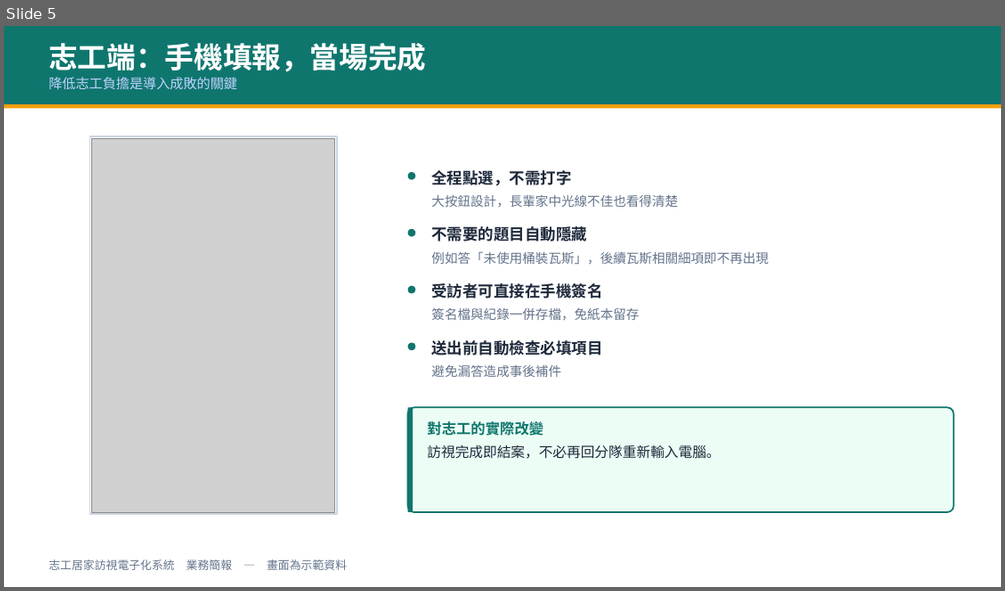
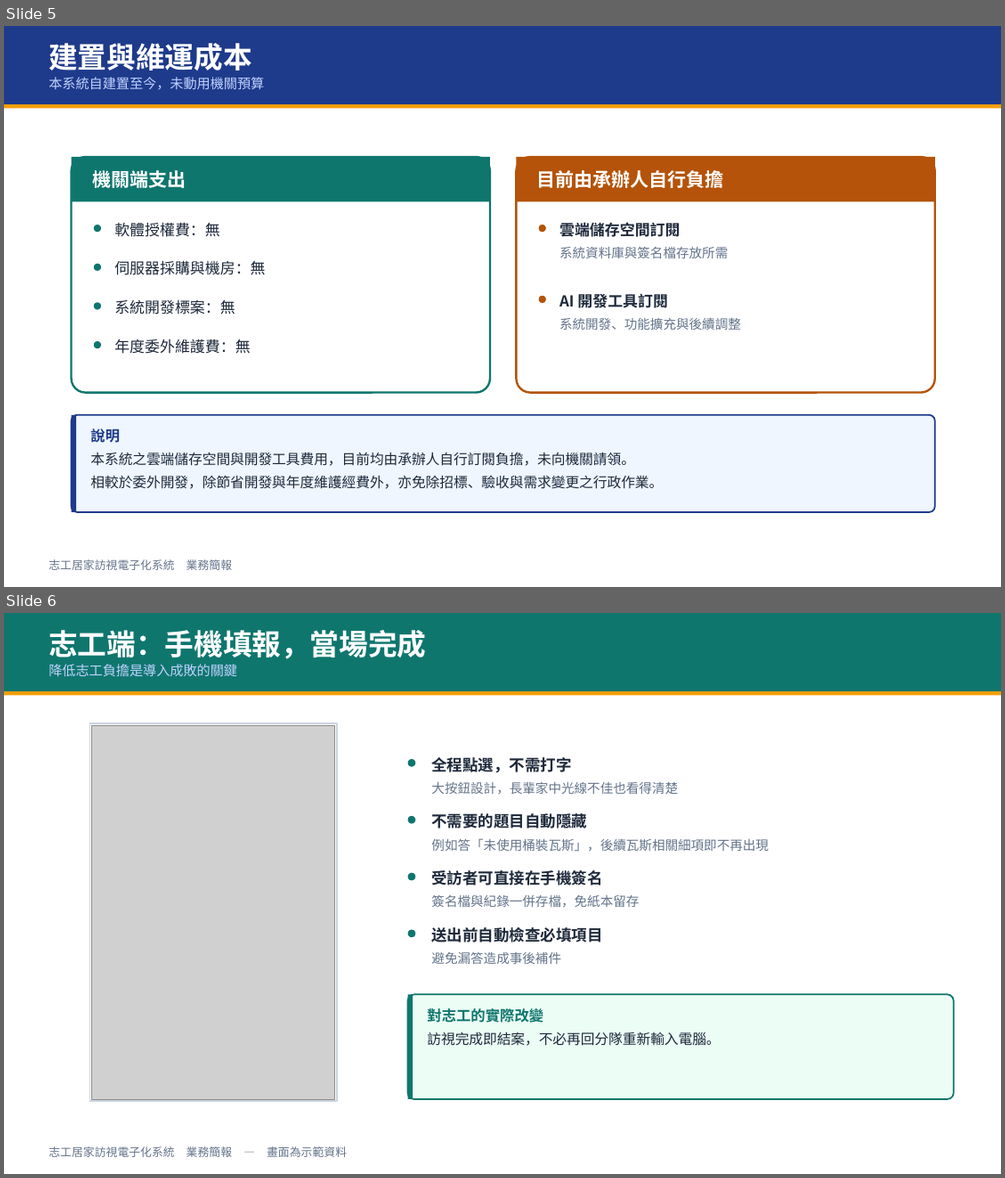
Before and after one commit to nttc5405-a11y/volunteer-visit-app, a slide deck: docs/志工訪視系統_業務簡報.pptx. Shown one above the other, each under a label of ours: slide 5 before the commit, slides 5 and 6 after it. The pictures are 1005x591 and 1005x1178 pixels, drawn with LibreOffice and Linux fonts; fonts in the diff are those of the drawing; grey boxes stand for pictures. Boxes give left, top, right and bottom in pixels: in the first picture for what was removed or moved away, otherwise in the second. Text is boxed around its words. In the diff, an @@ line names an element or a change of style, - is before the commit and + after.

```diff
--- a/docs/志工訪視系統_業務簡報.pptx
+++ b/docs/志工訪視系統_業務簡報.pptx
@@ slide 5 added at box(4, 26, 1001, 587), background #FFFFFF @@
@@ rectangle added at box(4, 26, 1001, 104), fill #1E3A8A @@
@@ text added at box(48, 43, 251, 70), 28 pt, text #FFFFFF, bold @@
+建置與維運成本
@@ text added at box(48, 77, 264, 90), 13 pt, text #BFD2FF @@
+本系統自建置至今，未動用機關預算
@@ rectangle added at box(4, 104, 1001, 108), fill #F59E0B @@
@@ rounded rectangle added at box(72, 157, 490, 393), fill #FFFFFF, outline #0F766E 2 pt @@
@@ rectangle added at box(72, 157, 490, 201), fill #0F766E @@
@@ rounded rectangle added at box(517, 157, 935, 393), fill #FFFFFF, outline #B45309 2 pt @@
@@ rectangle added at box(517, 157, 935, 201), fill #B45309 @@
@@ text added at box(92, 170, 186, 188), 18 pt, text #FFFFFF, bold @@
+機關端支出
@@ text added at box(537, 170, 724, 188), 18 pt, text #FFFFFF, bold @@
+目前由承辦人自行負擔
@@ rounded rectangle added at box(94, 224, 101, 232), fill #0F766E @@
@@ text added at box(114, 222, 220, 237), 14.5 pt, text #1E293B @@
+軟體授權費：無
@@ rounded rectangle added at box(539, 224, 546, 232), fill #B45309 @@
@@ text added at box(559, 222, 728, 258), 12.5 pt, text #64748B @@
+雲端儲存空間訂閱
+系統資料庫與簽名檔存放所需
@@ rounded rectangle added at box(94, 263, 101, 271), fill #0F766E @@
@@ text added at box(114, 260, 265, 275), 14.5 pt, text #1E293B @@
+伺服器採購與機房：無
@@ rounded rectangle added at box(94, 302, 101, 309), fill #0F766E @@
@@ text added at box(114, 300, 235, 314), 14.5 pt, text #1E293B @@
+系統開發標案：無
@@ rounded rectangle added at box(539, 295, 546, 303), fill #B45309 @@
@@ text added at box(559, 293, 741, 329), 12.5 pt, text #64748B @@
+AI 開發工具訂閱
+系統開發、功能擴充與後續調整
@@ rounded rectangle added at box(94, 341, 101, 348), fill #0F766E @@
@@ text added at box(114, 338, 250, 354), 14.5 pt, text #1E293B @@
+年度委外維護費：無
@@ rounded rectangle added at box(72, 415, 935, 512), fill #EFF6FF, outline #1E3A8A 1.5 pt @@
@@ rectangle added at box(72, 415, 77, 512), fill #1E3A8A @@
@@ text added at box(90, 428, 663, 489), 13.5 pt, text #1E293B @@
+說明
+本系統之雲端儲存空間與開發工具費用，目前均由承辦人自行訂閱負擔，未向機關請領。
+相較於委外開發，除節省開發與年度維護經費外，亦免除招標、驗收與需求變更之行政作業。
@@ text added at box(48, 559, 232, 570), 11 pt, text #64748B @@
+志工居家訪視電子化系統 業務簡報
@@ what was slide 5 is now slide 6 @@
```
Also in this commit, not shown: 3 slides changed, 1 other file.
